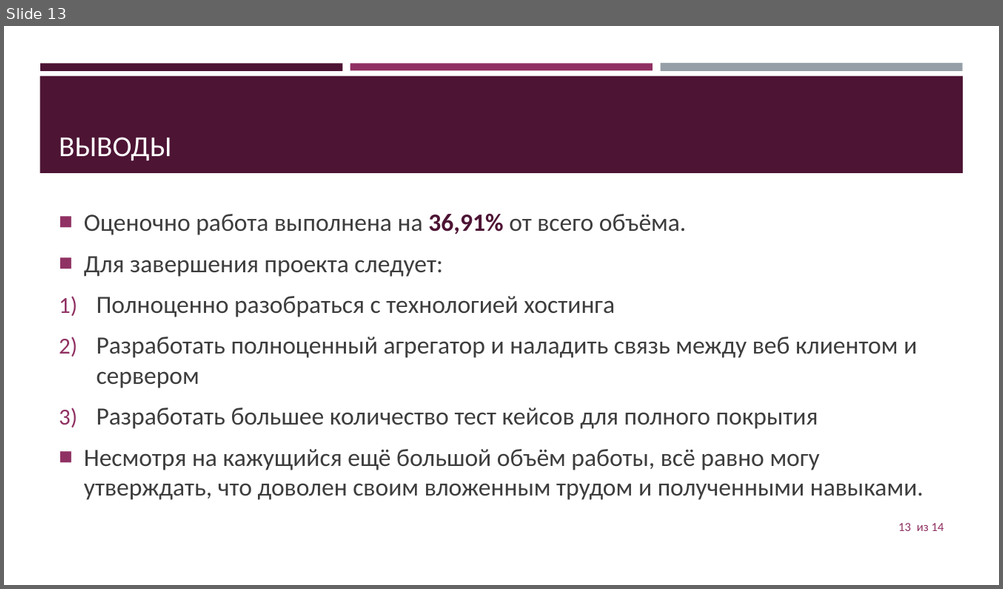
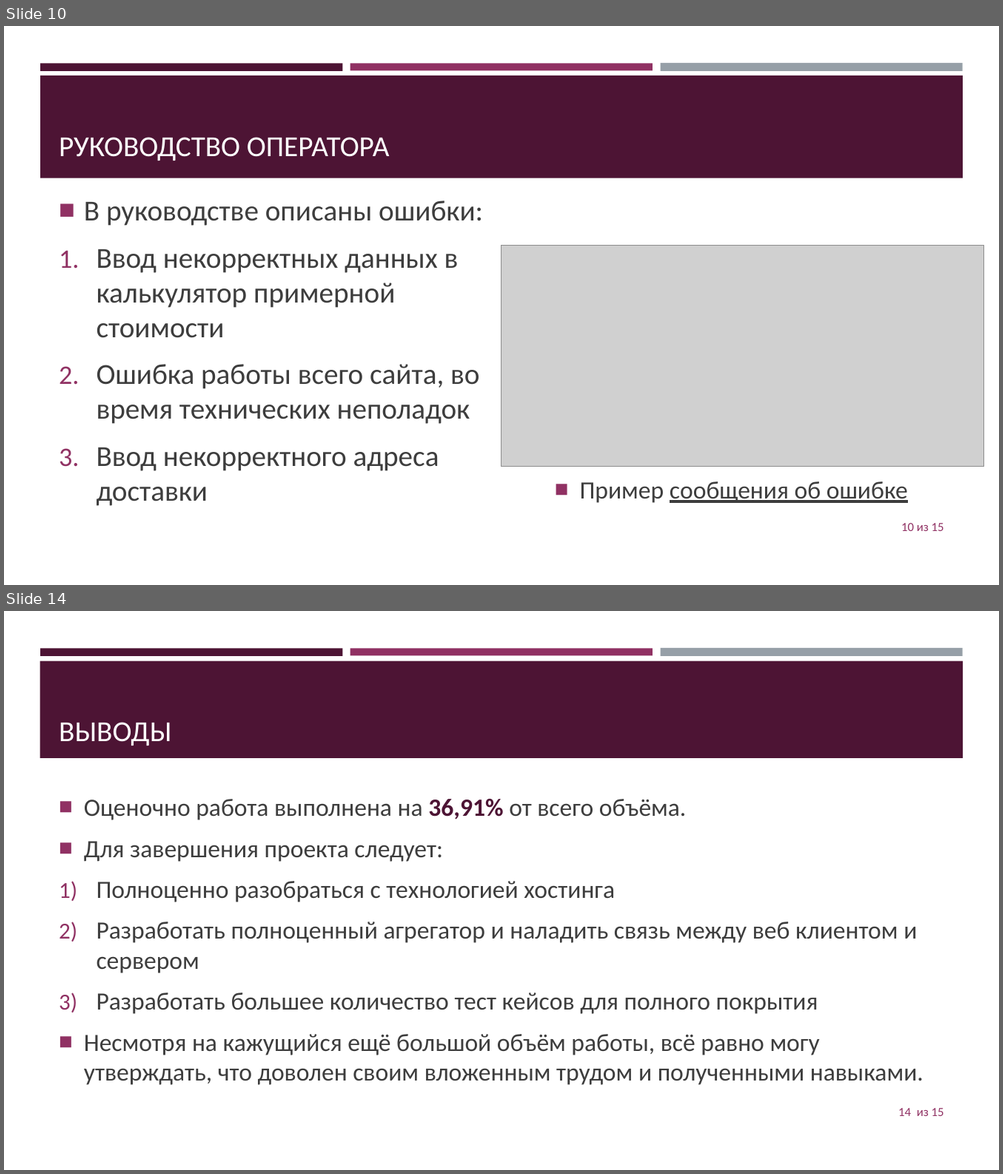
Before and after one commit to jecsonM/MDKmyWORKasAstudent, a slide deck: Сайт для компании «Кисловодск-строй».pptx. Shown one above the other, each under a label of ours: slide 13 before the commit, slides 10 and 14 after it; the slides between them are not shown. The pictures are 1003x589 and 1003x1174 pixels, drawn with LibreOffice and Linux fonts; fonts in the diff are those of the drawing; grey boxes stand for pictures. Boxes give left, top, right and bottom in pixels: in the first picture for what was removed or moved away, otherwise in the second. Text is boxed around its words. In the diff, an @@ line names an element or a change of style, - is before the commit and + after.

```diff
--- a/Сайт для компании «Кисловодск-строй».pptx
+++ b/Сайт для компании «Кисловодск-строй».pptx
@@ slide 10 added at box(4, 26, 999, 585), background #FFFFFF; not listed: 3 template elements that a slide beside it also shows @@
@@ rectangle added at box(40, 76, 963, 178), fill #4D1434 @@
@@ title added at box(59, 137, 390, 161), 28 pt, text #FFFFFF @@
+РУКОВОДСТВО ОПЕРАТОРА
@@ text added at box(84, 201, 483, 506), 28 pt, text #3D3D3D @@
+■ В руководстве описаны ошибки:
+1. Ввод некорректных данных в калькулятор примерной стоимости
+2. Ошибка работы всего сайта, во время технических неполадок
+3. Ввод некорректного адреса доставки
@@ picture added at box(502, 245, 984, 467) @@
@@ text added at box(580, 482, 908, 503), 24 pt, text #3D3D3D, underline @@
+■ Пример сообщения об ошибке
@@ page number added at box(901, 523, 944, 531), 12 pt, text #903163 @@
+10 из 15
@@ what was slide 13 is now slide 14 @@
@@ page number at box(898, 1108, 944, 1116): text changed @@
-13 из 14
+14 из 15
```
Also in this commit, not shown: 5 slides changed, 1 other slide added, 1 slide removed, 4 other files.
